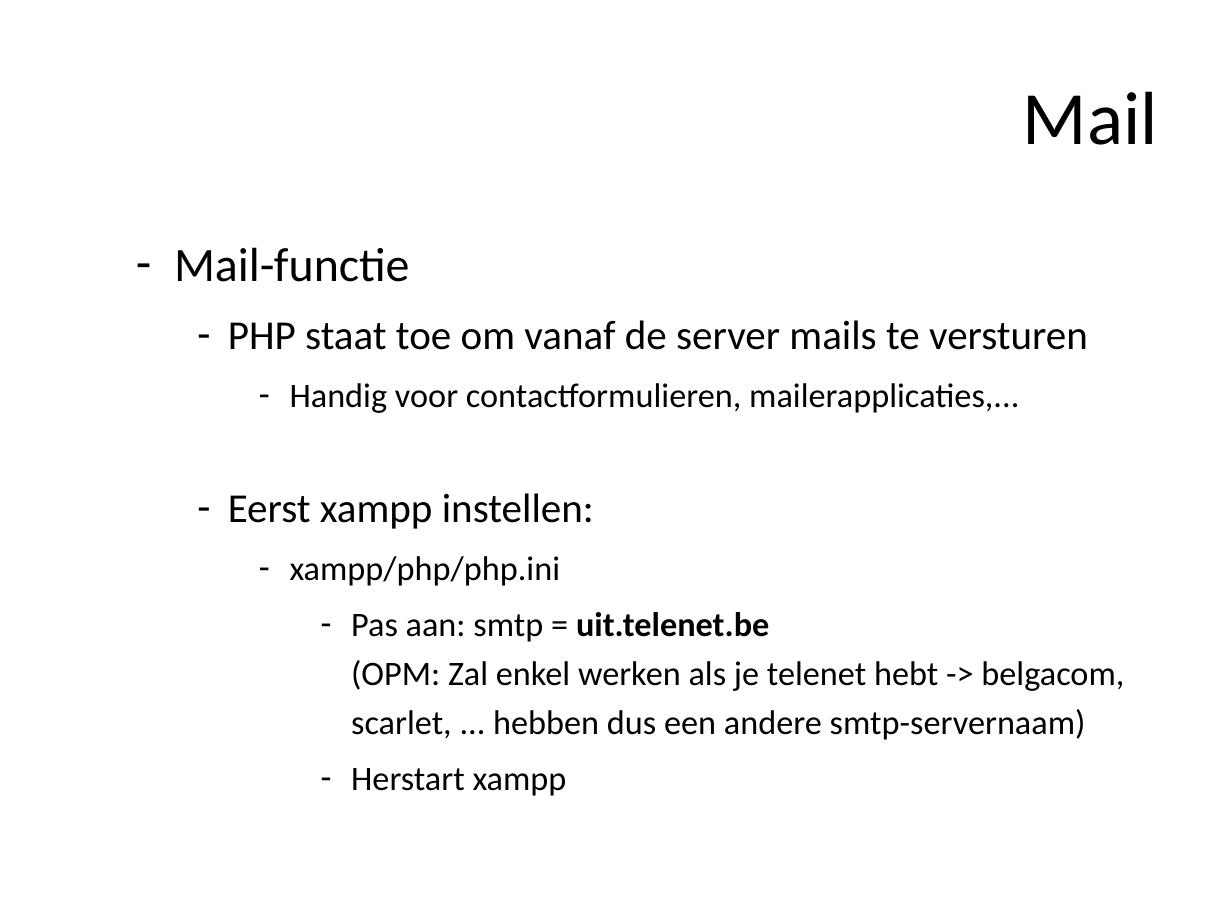
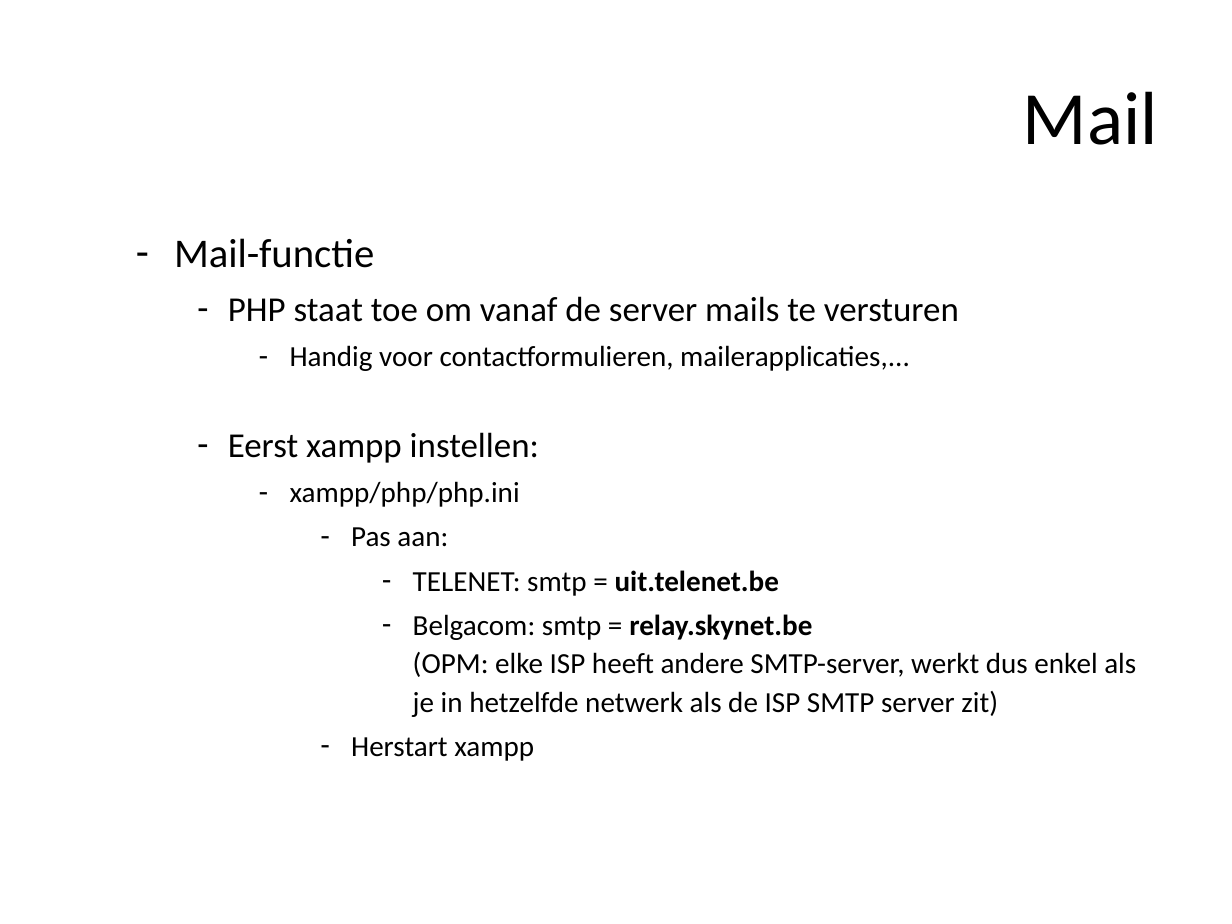
Before and after one commit to ajkea/web-backend-1, a slide deck: slide 197 of public/cursus/web-backend-cursus.pptx. Drawn at 1232x924 pixels with LibreOffice and Linux fonts; fonts in the diff are those of the drawing. Boxes give left, top, right and bottom in pixels: in the first picture for what was removed or moved away, otherwise in the second. Text is boxed around its words. In the diff, an @@ line names an element or a change of style, - is before the commit and + after.

```diff
--- a/public/cursus/web-backend-cursus.pptx
+++ b/public/cursus/web-backend-cursus.pptx
@@ text at box(174, 238, 959, 761): size 28 to 23.8 pt in "Mail-functie"; size 24 to 20.4 pt in "PHP staat toe om vanaf de server ...", "Eerst xampp instellen:"; size 20 to 17 pt in "Handig voor contactformulieren, mailerapplicaties,...", "xampp/php/php.ini", "Herstart xampp"; line spacing 1.2 to 1.1 @@
@@ text at box(351, 527, 1136, 717): text changed; size 20 to 17 pt @@
-        – Pas aan: smtp = uit.telenet.be
-          (OPM: Zal enkel werken als je telenet hebt -> belgacom, scarlet, ... hebben dus een andere smtp-servernaam)
+        – Pas aan:
+          – TELENET: smtp = uit.telenet.be
+          – Belgacom: smtp = relay.skynet.be
+            (OPM: elke ISP heeft andere SMTP-server, werkt dus enkel als je in hetzelfde netwerk als de ISP SMTP server zit)
```
Also in this commit, not shown: 4 other files.
